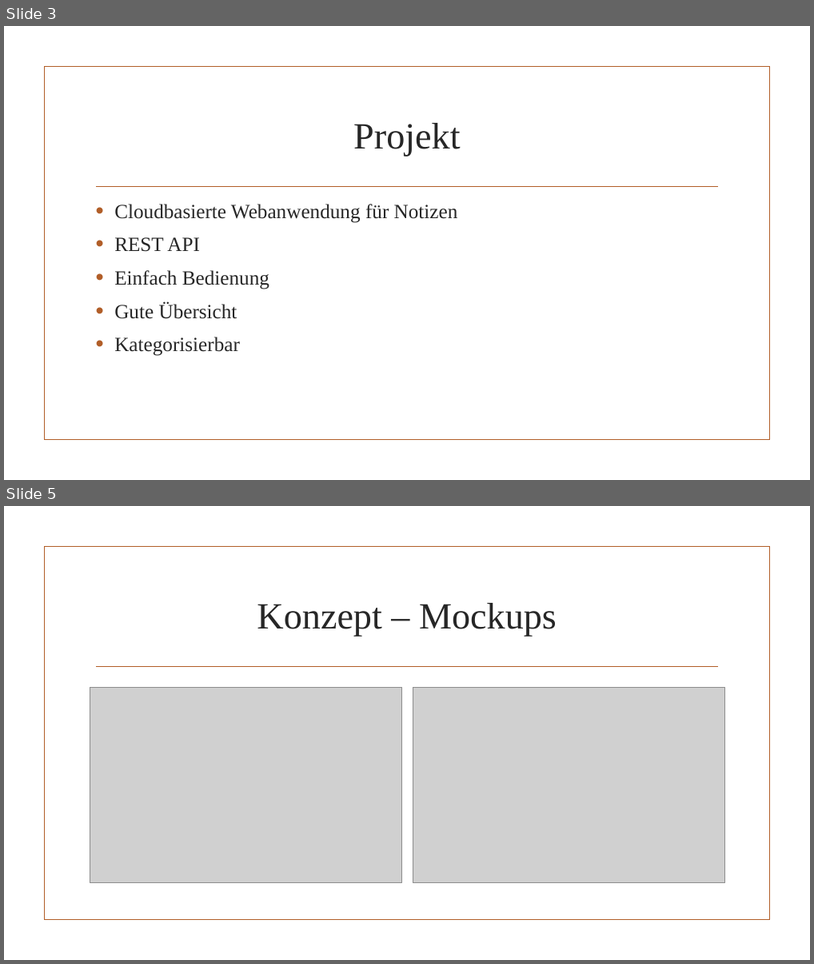
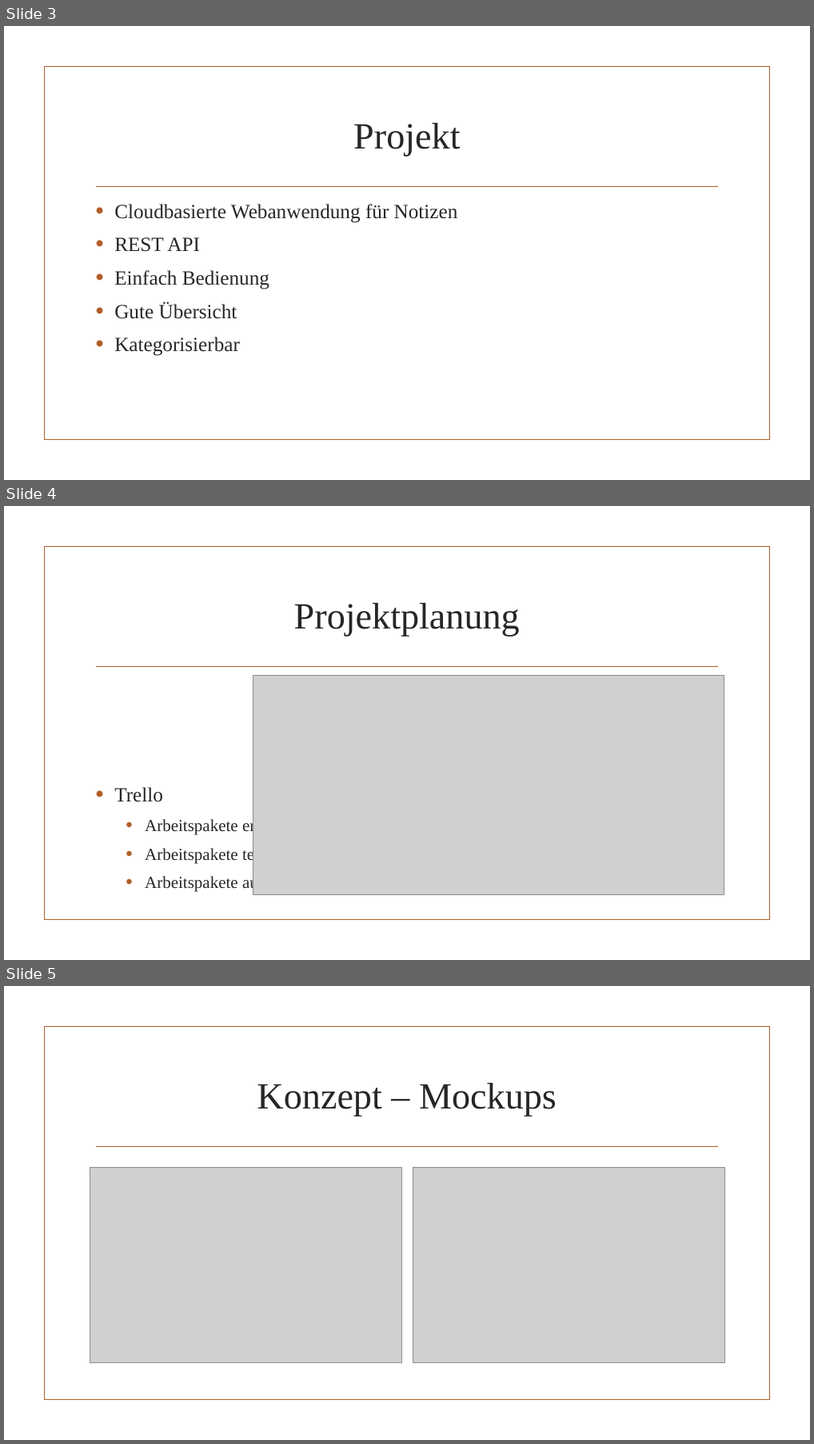
Before and after one commit to dertieran/MEAN-Notes, a slide deck: doc/Präsentation/MEAN Notes.pptx. Shown one above the other, each under a label of ours: slides 3 and 5 before the commit, slides 3, 4 and 5 after it; the slides between them are not shown. The pictures are 814x964 and 814x1444 pixels, drawn with LibreOffice and Linux fonts; fonts in the diff are those of the drawing; grey boxes stand for pictures; background and template pictures are left out. Boxes give left, top, right and bottom in pixels: in the first picture for what was removed or moved away, otherwise in the second. Text is boxed around its words. In the diff, an @@ line names an element or a change of style, - is before the commit and + after.

```diff
--- a/doc/Präsentation/MEAN Notes.pptx
+++ b/doc/Präsentation/MEAN Notes.pptx
@@ slide 4 added at box(4, 506, 810, 960), background picture (left out); not listed: 2 template elements that a slide beside it also shows @@
@@ title added at box(294, 603, 520, 636), 44 pt, text #262626 @@
+Projektplanung
@@ picture added at box(254, 676, 725, 895) @@
@@ text added at box(114, 787, 320, 892), 20 pt, text #262626 @@
+• Trello
+  • Arbeitspakete erstellen
+  • Arbeitspakete terminieren
+  • Arbeitspakete aufteilen
```
Also in this commit, not shown: 1 slide changed, 1 other slide added, 3 slides removed.
